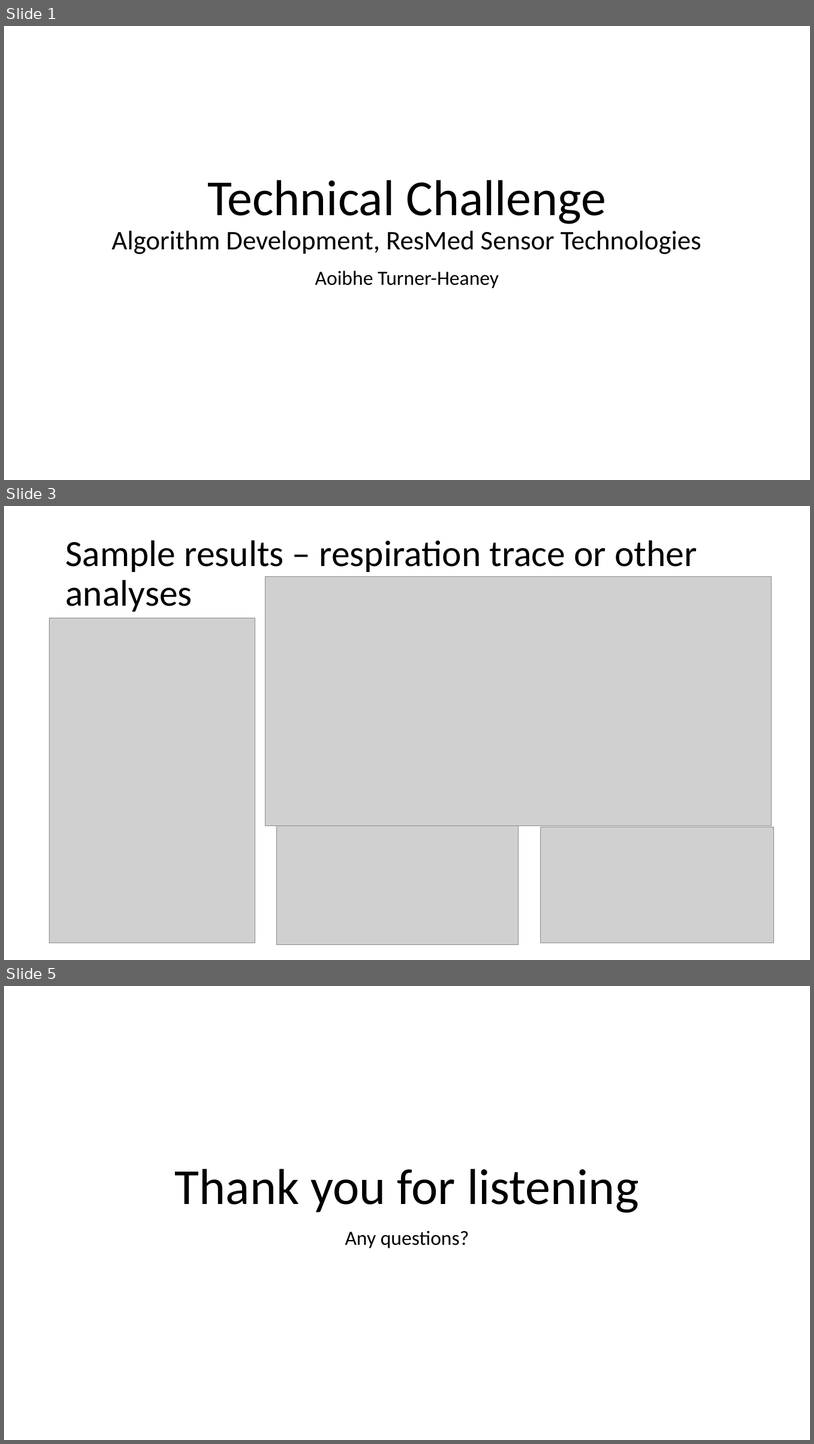
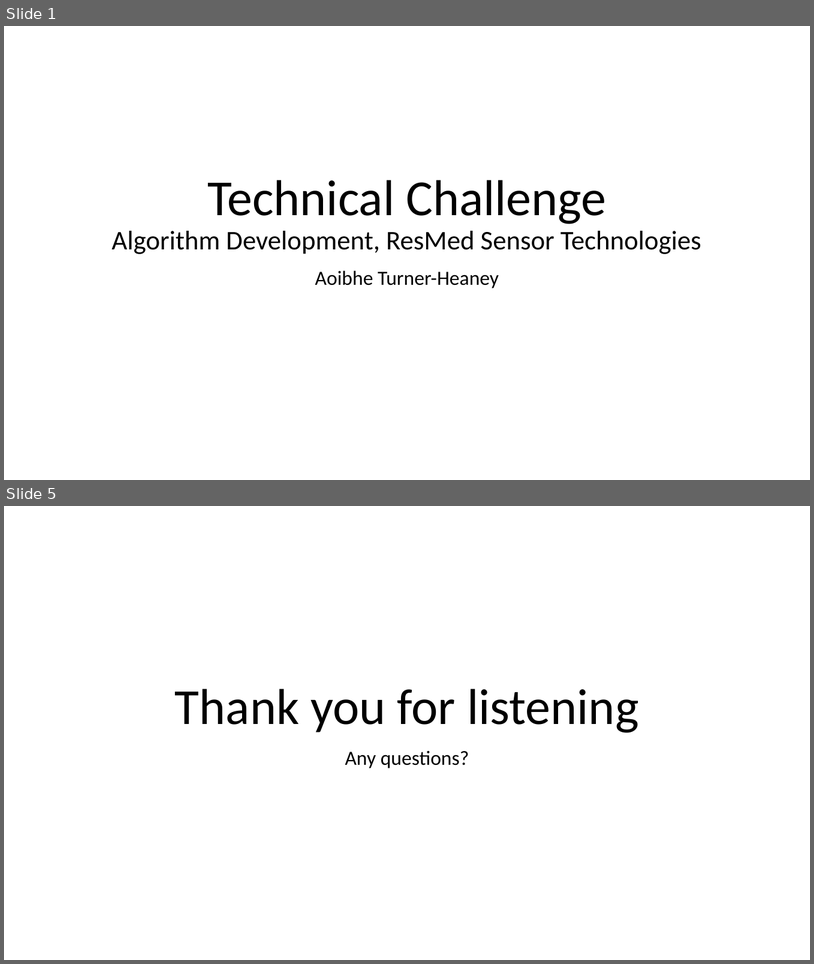
Before and after one commit to AoibheT-H/Algorithm_Challenge, a slide deck: Aoibhe_Turner_Heaney_Algorithm_Challenge_Presentation.pptx. Shown one above the other, each under a label of ours: slides 1, 3 and 5 before the commit, slides 1 and 5 after it; the slides between them are not shown. The pictures are 814x1444 and 814x964 pixels, drawn with LibreOffice and Linux fonts; fonts in the diff are those of the drawing; grey boxes stand for pictures. Boxes give left, top, right and bottom in pixels: in the first picture for what was removed or moved away, otherwise in the second. Text is boxed around its words. In the diff, an @@ line names an element or a change of style, - is before the commit and + after.

```diff
--- a/Aoibhe_Turner_Heaney_Algorithm_Challenge_Presentation.pptx
+++ b/Aoibhe_Turner_Heaney_Algorithm_Challenge_Presentation.pptx
@@ slide 3 removed at [4,506,810,960], background #FFFFFF @@
@@ title removed at [65,540,697,612] @@
-Sample results – respiration trace or other analyses
@@ picture removed at [266,576,772,825] @@
@@ picture removed at [50,618,255,943] @@
@@ picture removed at [277,825,519,944] @@
@@ picture removed at [540,826,774,942] @@
```
Also in this commit, not shown: 1 slide changed, 2 slides added, 1 other slide removed.
